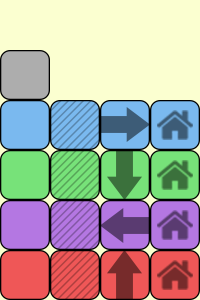
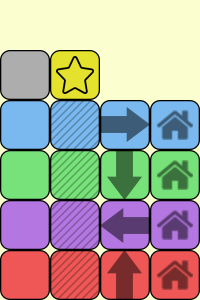
The second 200x300 image is a revision of the first. Changes to its layers:
added layer "Warstwa 2" above "Prostokąt zaokrąglony 2 kopia 5" over (56, 56, 94, 94)
added layer "Prostokąt zaokrąglony 2 kopia 5" above "Warstwa 1" over (50, 50, 100, 100)
